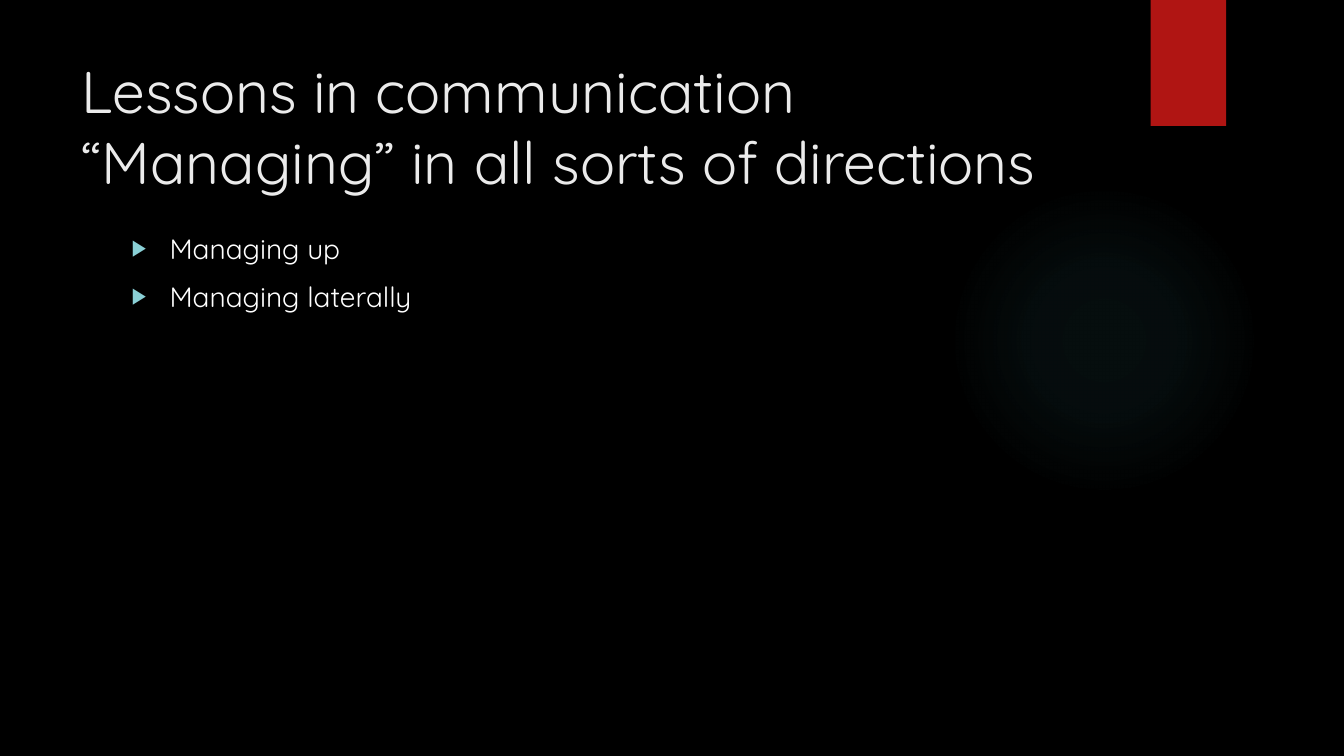
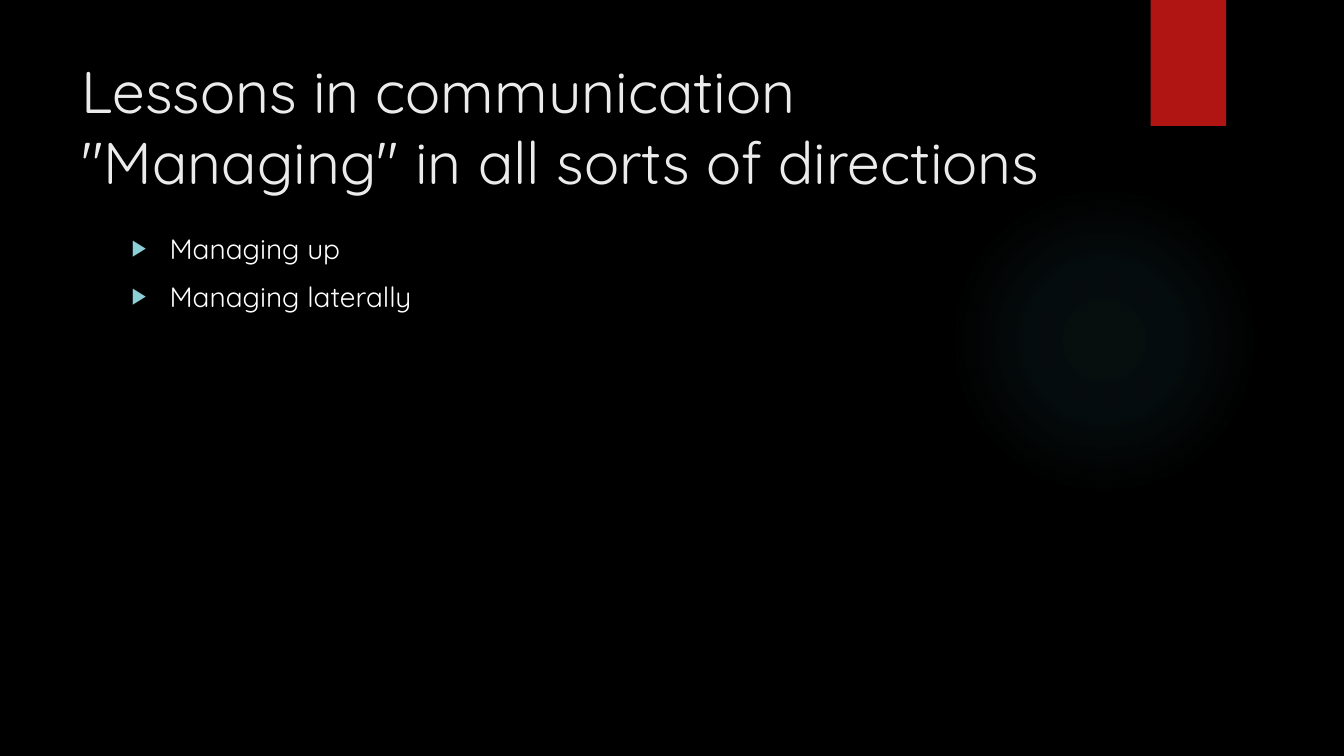
Before and after one commit to dennisdietrich/First180Days, a slide deck: slide 19 of Sitting in meetings all day long.pptx. Drawn at 1344x756 pixels with LibreOffice and Linux fonts; fonts in the diff are those of the drawing; background and template pictures are left out. Boxes give left, top, right and bottom in pixels: in the first picture for what was removed or moved away, otherwise in the second. Text is boxed around its words. In the diff, an @@ line names an element or a change of style, - is before the commit and + after.

```diff
--- a/Sitting in meetings all day long.pptx
+++ b/Sitting in meetings all day long.pptx
@@ title at [81,72,1039,196]: text changed @@
-Lessons in communication
-“Managing” in all sorts of directions
+Lessons in communication
+"Managing" in all sorts of directions
```
Also in this commit, not shown: 4 other slides changed.
